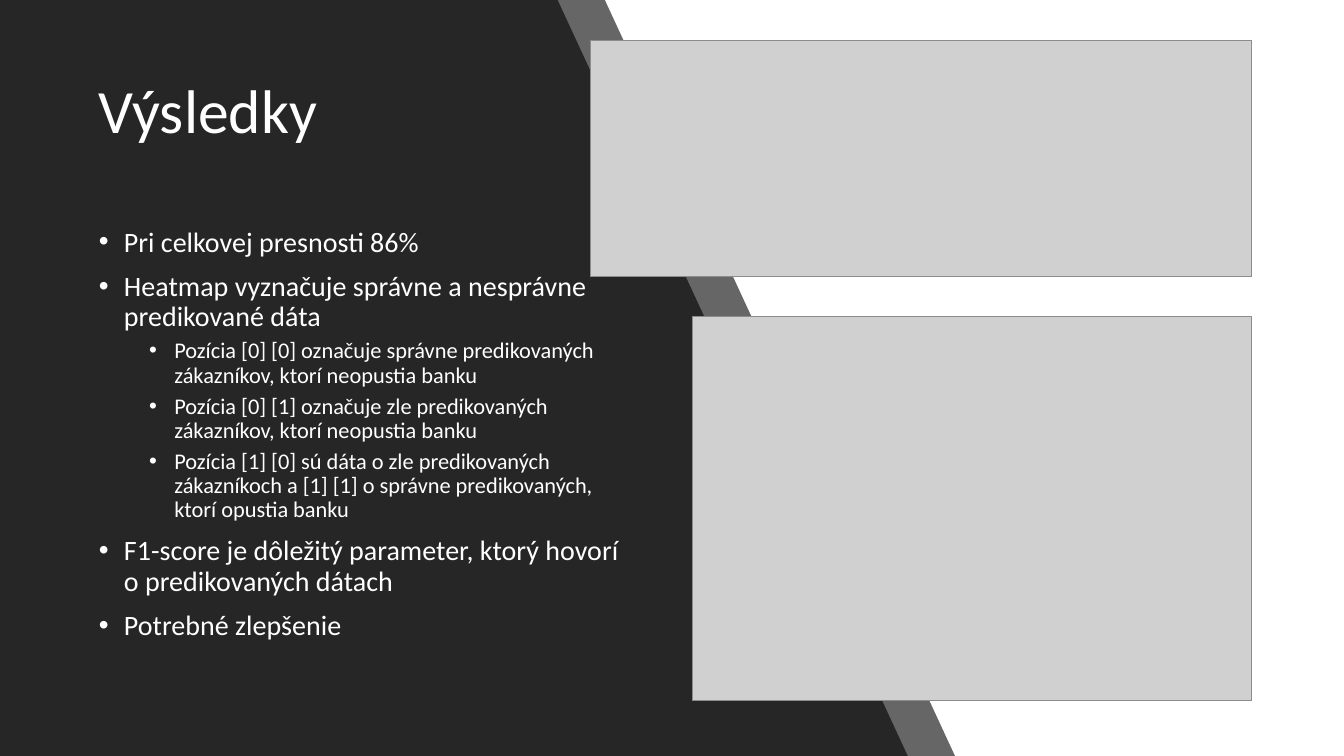
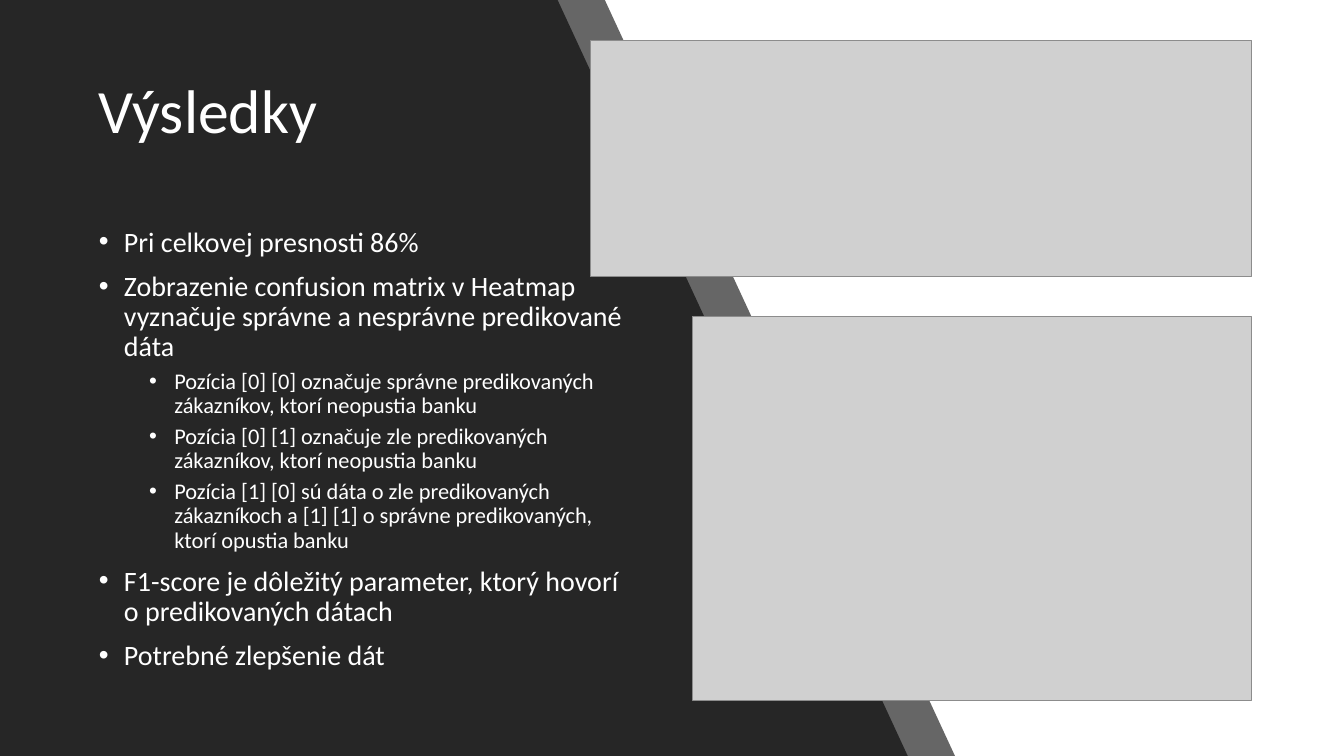
Before and after one commit to kristiankluka/Kluka_NS2021, a slide deck: slide 8 of NS_prezentácia_Kluka.pptx. Drawn at 1344x756 pixels with LibreOffice and Linux fonts; fonts in the diff are those of the drawing; grey boxes stand for pictures. Boxes give left, top, right and bottom in pixels: in the first picture for what was removed or moved away, otherwise in the second. Text is boxed around its words. In the diff, an @@ line names an element or a change of style, - is before the commit and + after.

```diff
--- a/NS_prezentácia_Kluka.pptx
+++ b/NS_prezentácia_Kluka.pptx
@@ text at [124, 276, 622, 356]: text changed @@
-• Heatmap vyznačuje správne a nesprávne predikované dáta
+• Zobrazenie confusion matrix v Heatmap vyznačuje správne a nesprávne predikované dáta
@@ text at [124, 645, 385, 670]: text changed @@
-• Potrebné zlepšenie
+• Potrebné zlepšenie dát
```
Also in this commit, not shown: 4 other slides changed.
